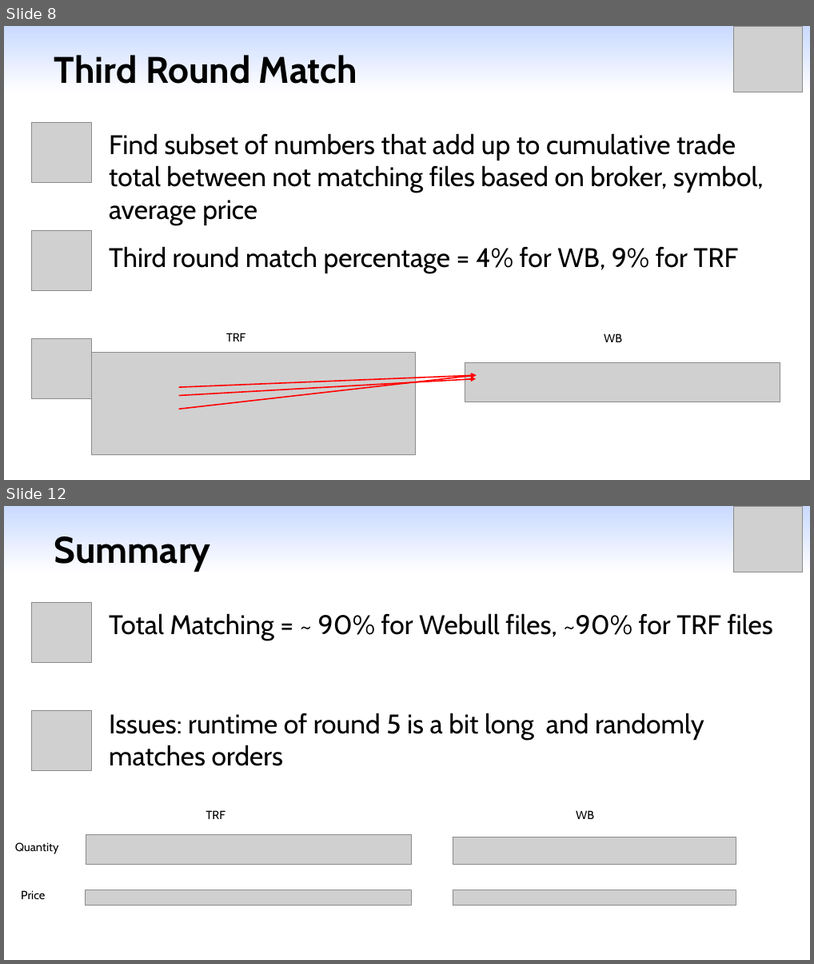
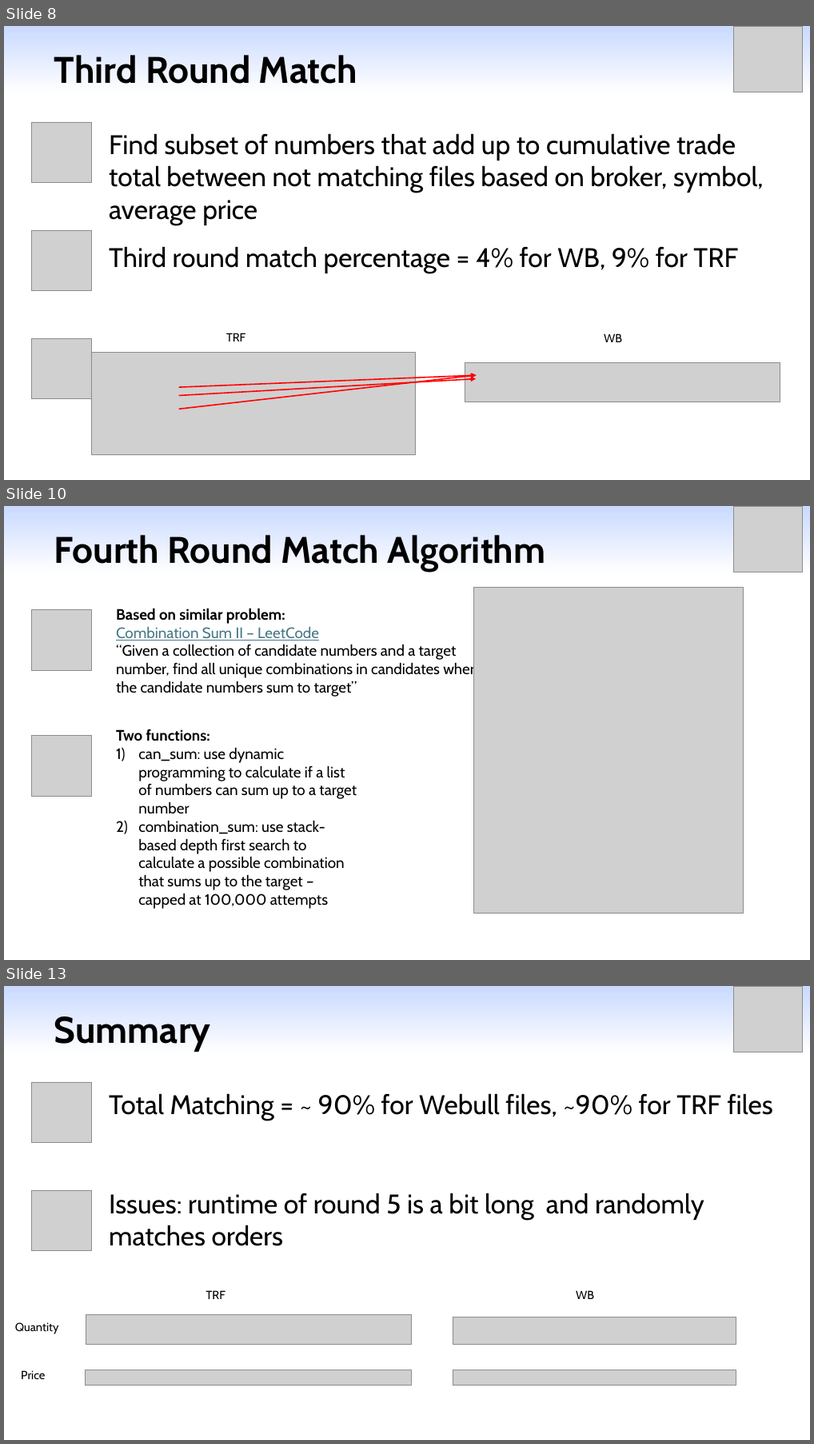
Before and after one commit to yangml103/webull_order_match, a slide deck: Presentation_Matching.pptx. Shown one above the other, each under a label of ours: slides 8 and 12 before the commit, slides 8, 10 and 13 after it; the slides between them are not shown. The pictures are 814x964 and 814x1444 pixels, drawn with LibreOffice and Linux fonts; fonts in the diff are those of the drawing; grey boxes stand for pictures. Boxes give left, top, right and bottom in pixels: in the first picture for what was removed or moved away, otherwise in the second. Text is boxed around its words. In the diff, an @@ line names an element or a change of style, - is before the commit and + after.

```diff
--- a/Presentation_Matching.pptx
+++ b/Presentation_Matching.pptx
@@ slide 10 added at [4, 506, 810, 960], background gradient #CADAFF to #FFFFFF @@
@@ picture added at [734, 506, 803, 572] @@
@@ title added at [54, 535, 546, 572], 44 pt, text #000000, bold @@
+Fourth Round Match Algorithm
@@ picture added at [474, 588, 744, 912] @@
@@ picture added at [31, 609, 92, 670] @@
@@ text added at [116, 608, 482, 696], 18 pt, text #000000 @@
+Based on similar problem:
+Combination Sum II – LeetCode
+“Given a collection of candidate numbers and a target number, find all unique combinations in candidates where the candidate numbers sum to target”
@@ picture added at [31, 736, 92, 796] @@
@@ text added at [116, 729, 357, 908], 18 pt, text #000000 @@
+Two functions:
+1) can_sum: use dynamic programming to calculate if a list of numbers can sum up to a target number
+2) combination_sum: use stack-based depth first search to calculate a possible combination that sums up to the target – capped at 100,000 attempts
@@ what was slide 12 is now slide 13 @@
```
Also in this commit, not shown: 1 slide changed, 2 other slides added, 2 slides removed, 11 other files.
